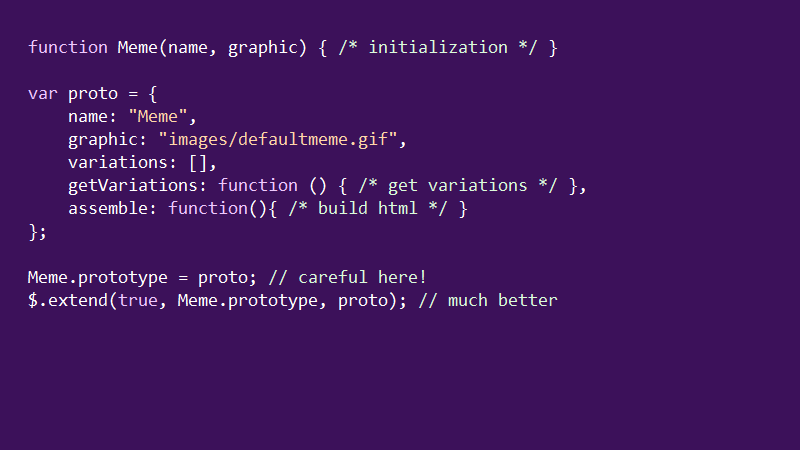
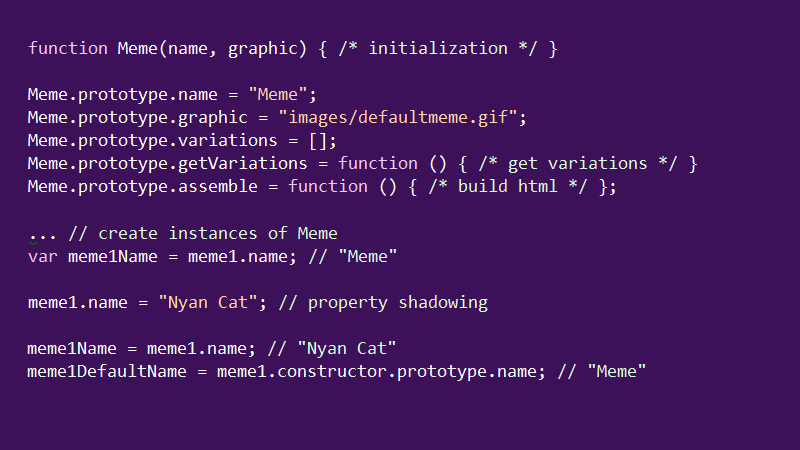
Two versions of the same layered image (800×450). Layer-by-layer changes:
renamed "Layer 3" to "Prototype5", hid it over [27, 39, 632, 312]
showed "Prototype4", moved it above "Prototype3", painted on it over [27, 39, 698, 381]
